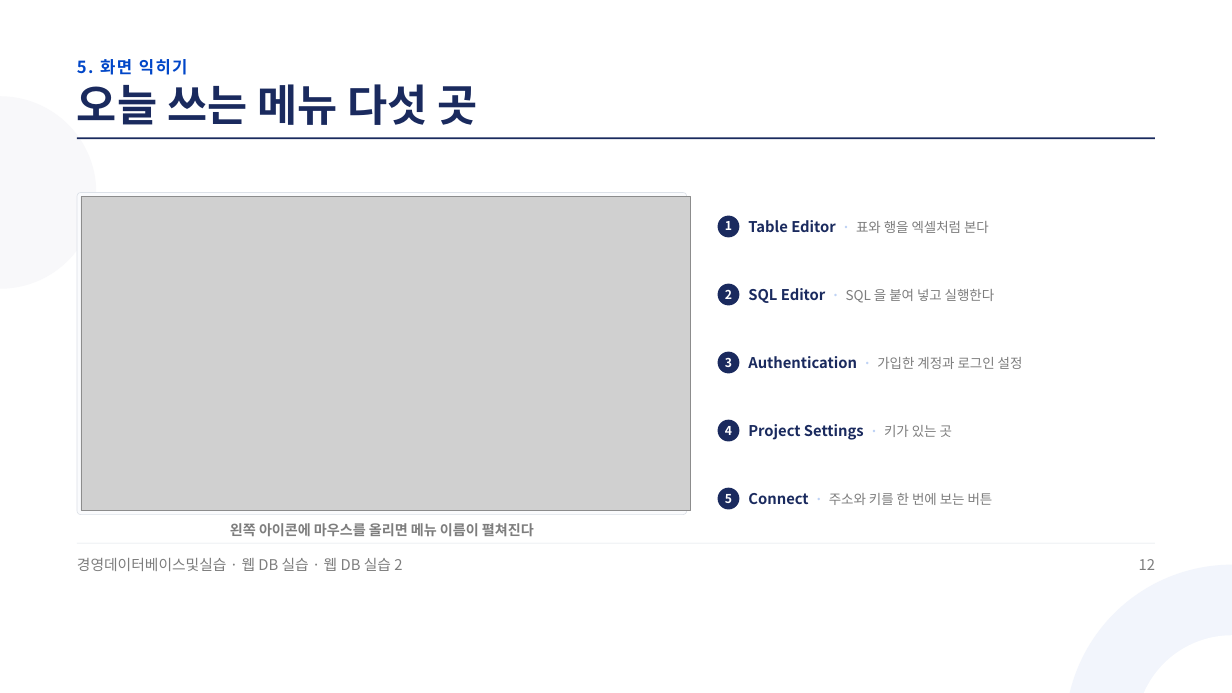
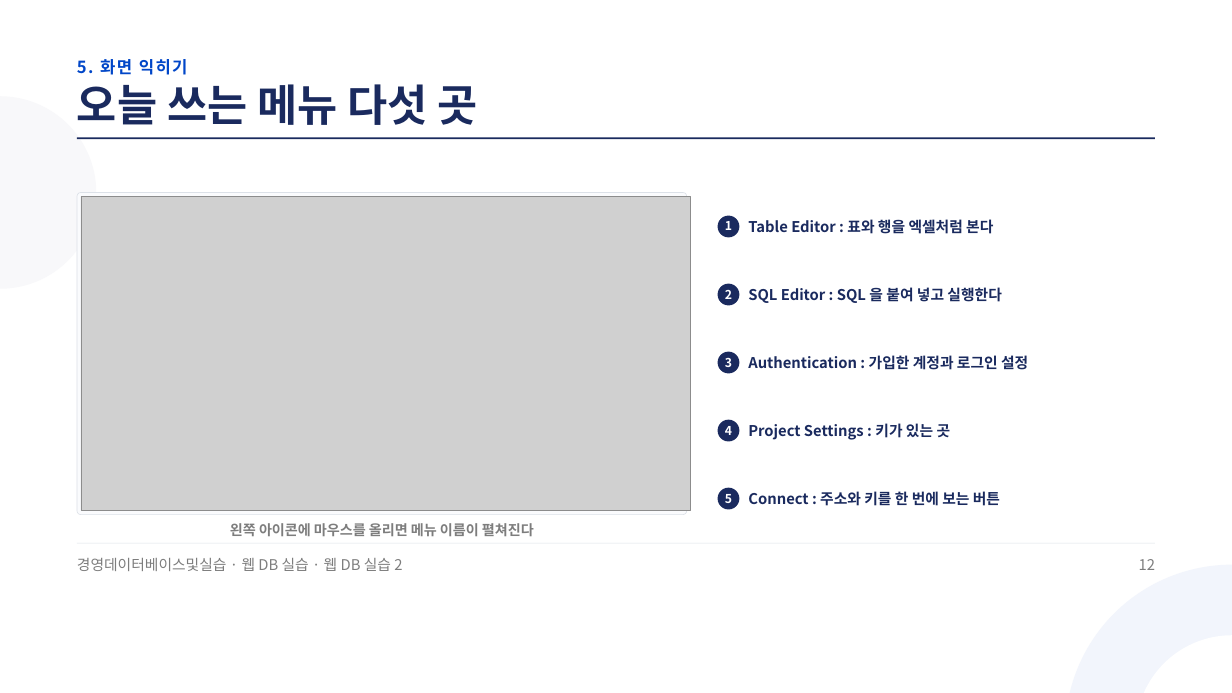
Before and after one commit to jungaistar/materials, a slide deck: slide 12 of koreatech-db/webdb/웹DB실습2_Supabase로_쇼핑몰에_DB_연결하기.pptx. Drawn at 1232x693 pixels with LibreOffice and Linux fonts; fonts in the diff are those of the drawing; grey boxes stand for pictures. Boxes give left, top, right and bottom in pixels: in the first picture for what was removed or moved away, otherwise in the second. Text is boxed around its words. In the diff, an @@ line names an element or a change of style, - is before the commit and + after.

```diff
--- a/koreatech-db/webdb/웹DB실습2_Supabase로_쇼핑몰에_DB_연결하기.pptx
+++ b/koreatech-db/webdb/웹DB실습2_Supabase로_쇼핑몰에_DB_연결하기.pptx
@@ text at bbox=[748, 217, 993, 236]: text changed @@
-Table Editor · 표와 행을 엑셀처럼 본다
+Table Editor : 표와 행을 엑셀처럼 본다
@@ text at bbox=[748, 285, 1001, 304]: text changed; size 15.8 to 17.2 pt; text colour #7D7D7D to #1A2A5E; bold on @@
-SQL Editor · SQL 을 붙여 넣고 실행한다
+SQL Editor : SQL 을 붙여 넣고 실행한다
@@ text at bbox=[748, 355, 1028, 370]: text changed @@
-Authentication · 가입한 계정과 로그인 설정
+Authentication : 가입한 계정과 로그인 설정
@@ text at bbox=[748, 423, 951, 440]: text changed @@
-Project Settings · 키가 있는 곳
+Project Settings : 키가 있는 곳
@@ text at bbox=[748, 491, 1000, 506]: text changed; size 15.8 to 17.2 pt; text colour #7D7D7D to #1A2A5E; bold on @@
-Connect · 주소와 키를 한 번에 보는 버튼
+Connect : 주소와 키를 한 번에 보는 버튼
```
Also in this commit, not shown: 12 other slides changed.
